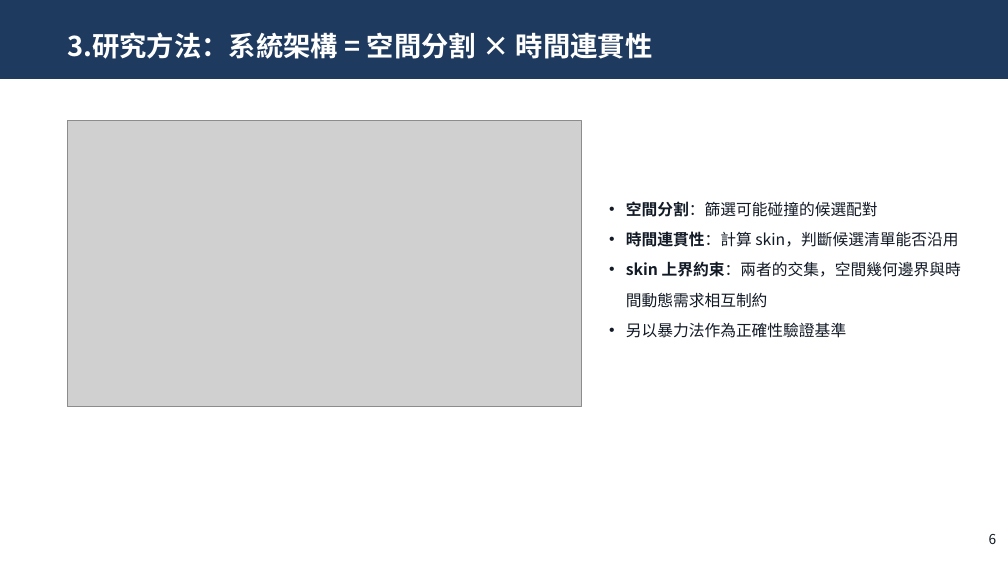
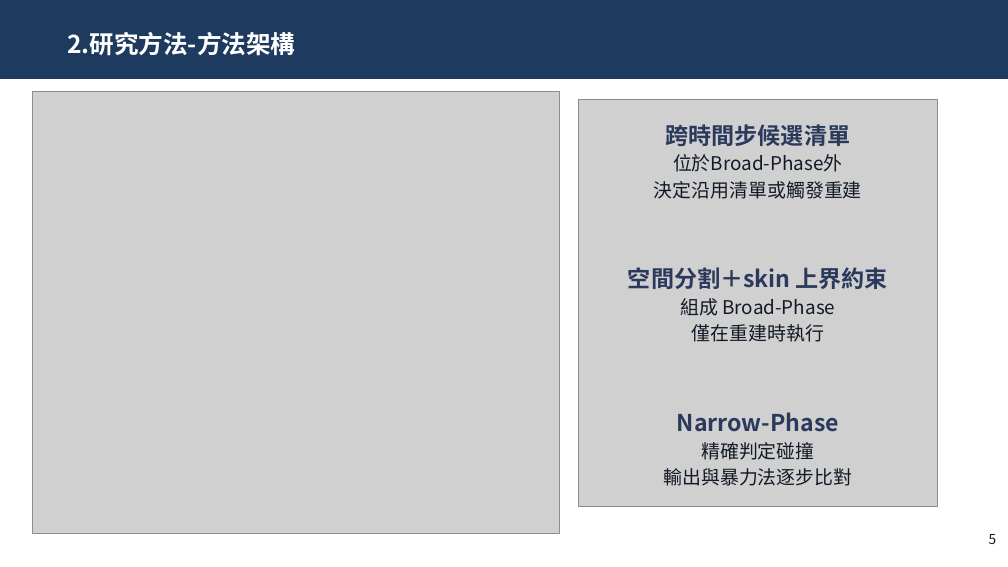
Before and after one commit to JasonYangCKSH/nbody_initial_project, a slide deck: slide 5 of 專題競賽/2. 口頭簡報/專題成果簡報.pptx (slide 6 before the commit). Drawn at 1008x567 pixels with LibreOffice and Linux fonts; fonts in the diff are those of the drawing; grey boxes stand for pictures. Boxes give left, top, right and bottom in pixels: in the first picture for what was removed or moved away, otherwise in the second. Text is boxed around its words. In the diff, an @@ line names an element or a change of style, - is before the commit and + after.

```diff
--- a/專題競賽/2. 口頭簡報/專題成果簡報.pptx
+++ b/專題競賽/2. 口頭簡報/專題成果簡報.pptx
@@ title at [67, 32, 295, 56]: text changed; size 26 to 23.4 pt @@
-3.研究方法：系統架構 = 空間分割 × 時間連貫性
+2.研究方法-方法架構
@@ picture: place and size @@
-picture at [67, 121, 582, 407]
+picture at [32, 92, 559, 534]
@@ picture added at [578, 99, 938, 507] @@
@@ text added at [654, 124, 862, 199], 18 pt, text #121A26 @@
+跨時間步候選清單
+位於Broad-Phase外
+決定沿用清單或觸發重建
@@ text removed at [626, 201, 961, 338] @@
-• 空間分割：篩選可能碰撞的候選配對
-• 時間連貫性：計算 skin，判斷候選清單能否沿用
-• skin 上界約束：兩者的交集，空間幾何邊界與時間動態需求相互制約
-• 另以暴力法作為正確性驗證基準
@@ text added at [628, 267, 888, 342], 18 pt, text #121A26 @@
+空間分割＋skin 上界約束
+組成 Broad-Phase
+僅在重建時執行
@@ text added at [663, 412, 852, 486], 18 pt, text #121A26 @@
+Narrow-Phase
+精確判定碰撞
+輸出與暴力法逐步比對
@@ page number at [989, 534, 997, 544]: text changed @@
-6
+5
```
Also in this commit, not shown: 11 other slides changed, 2 slides added, 5 slides removed.
